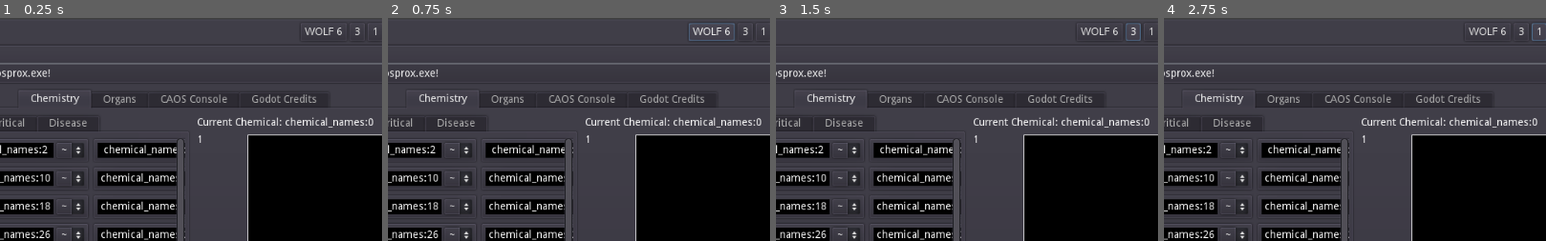
Above: before the commit, frames 1-4 (left to right).
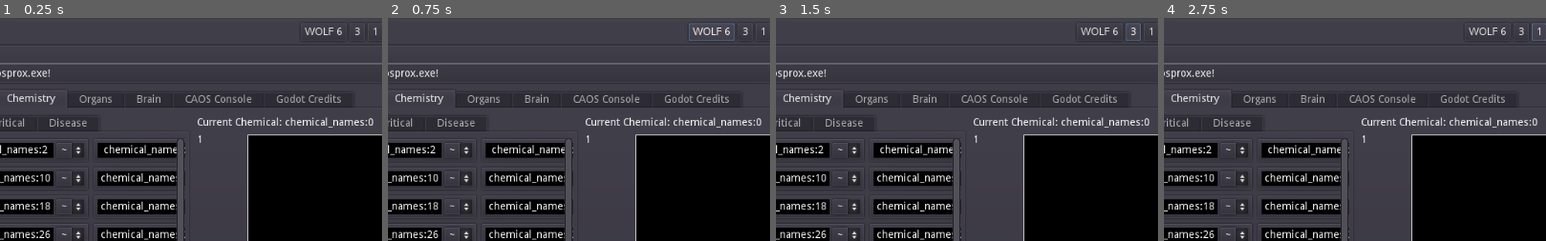
Above: after the commit, the same moments.

Repository: 20kdc/c3ds-projects
Game: Godot game, scene res://entry.tscn
The game is run twice, just before and just after one commit, with the same random seed, the same clock (stepped at 60 frames per second) and the same inputs.
Inputs:
- Up to frame 1 (0.25 s): no input
- Up to frame 2 (0.75 s): click "WOLF 6" at 0.5 s
- Up to frame 3 (1.5 s): click "3" at 1.25 s
- Up to frame 4 (2.75 s): click "1" at 2 s
The pictures show only the part of the screen within x 27-77%, y 0-50%; the shares and areas given below are measured in that part.

The runs differ from the first frame. In frame 1, 1.6% of the frame differs, in the area x 2-90%, y 32-41%; in frame 2, 1.6%; in frame 3, 1.6%; in frame 4, 1.6%.

Commit message:
CMGD: Conveniently empty panel for now for BNIAV

Diff:
--- /dev/null
+++ b/creature-monitor-gd/bniav/bniav.gd
@@ -0,0 +1,4 @@
+extends Node
+
+func _on_VisibilityUpdateTimer_do_update():
+	pass # Replace with function body.
--- /dev/null
+++ b/creature-monitor-gd/bniav/bniav.tscn
@@ -0,0 +1,38 @@
+[gd_scene load_steps=4 format=2]
+
+[ext_resource path="res://bniav/mainview.gd" type="Script" id=1]
+[ext_resource path="res://lib/visibility_update_timer.gd" type="Script" id=2]
+[ext_resource path="res://bniav/bniav.gd" type="Script" id=3]
+
+[node name="Brain" type="HSplitContainer"]
+anchor_right = 1.0
+anchor_bottom = 1.0
+split_offset = 728
+script = ExtResource( 3 )
+
+[node name="bva" type="ScrollContainer" parent="."]
+margin_right = 728.0
+margin_bottom = 600.0
+
+[node name="mainview" type="Control" parent="bva"]
+margin_right = 728.0
+margin_bottom = 600.0
+size_flags_horizontal = 3
+size_flags_vertical = 3
+script = ExtResource( 1 )
+
+[node name="VBoxContainer" type="VBoxContainer" parent="."]
+margin_left = 740.0
+margin_right = 1024.0
+margin_bottom = 600.0
+
+[node name="Label" type="Label" parent="VBoxContainer"]
+margin_right = 284.0
+margin_bottom = 14.0
+text = "some stuff might go here"
+
+[node name="VisibilityUpdateTimer" type="Node" parent="."]
+script = ExtResource( 2 )
+interval = 0.05
+
+[connection signal="do_update" from="VisibilityUpdateTimer" to="." method="_on_VisibilityUpdateTimer_do_update"]
--- /dev/null
+++ b/creature-monitor-gd/bniav/mainview.gd
@@ -0,0 +1,8 @@
+extends Control
+
+func _ready():
+	update()
+
+func _draw():
+	var bs = Rect2(Vector2.ZERO, rect_size)
+	draw_rect(bs, Color.black)
--- a/creature-monitor-gd/entry.tscn
+++ b/creature-monitor-gd/entry.tscn
@@ -8,6 +8,7 @@
 [ext_resource path="res://lib/caos_macro_button.gd" type="Script" id=6]
 [ext_resource path="res://creature_list/halt_on_death.gd" type="Script" id=7]
 [ext_resource path="res://organs/organs.tscn" type="PackedScene" id=8]
+[ext_resource path="res://bniav/bniav.tscn" type="PackedScene" id=9]
 
 [node name="Control" type="PanelContainer"]
 anchor_right = 1.0
@@ -106,6 +107,8 @@
 [node name="Organs" parent="VBoxContainer/TabContainer" instance=ExtResource( 8 )]
 visible = false
 
+[node name="Brain" parent="VBoxContainer/TabContainer" instance=ExtResource( 9 )]
+
 [node name="CAOS Console" parent="VBoxContainer/TabContainer" instance=ExtResource( 1 )]
 visible = false
 
Not shown: 1 places in creature-monitor-gd/entry.tscn that only renumber resources
